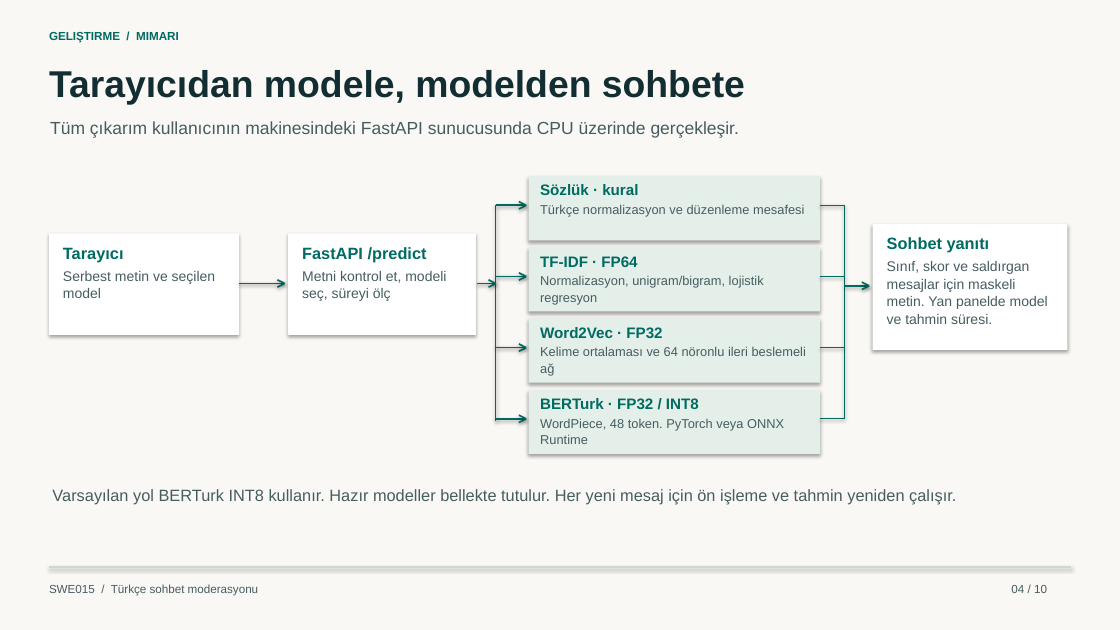
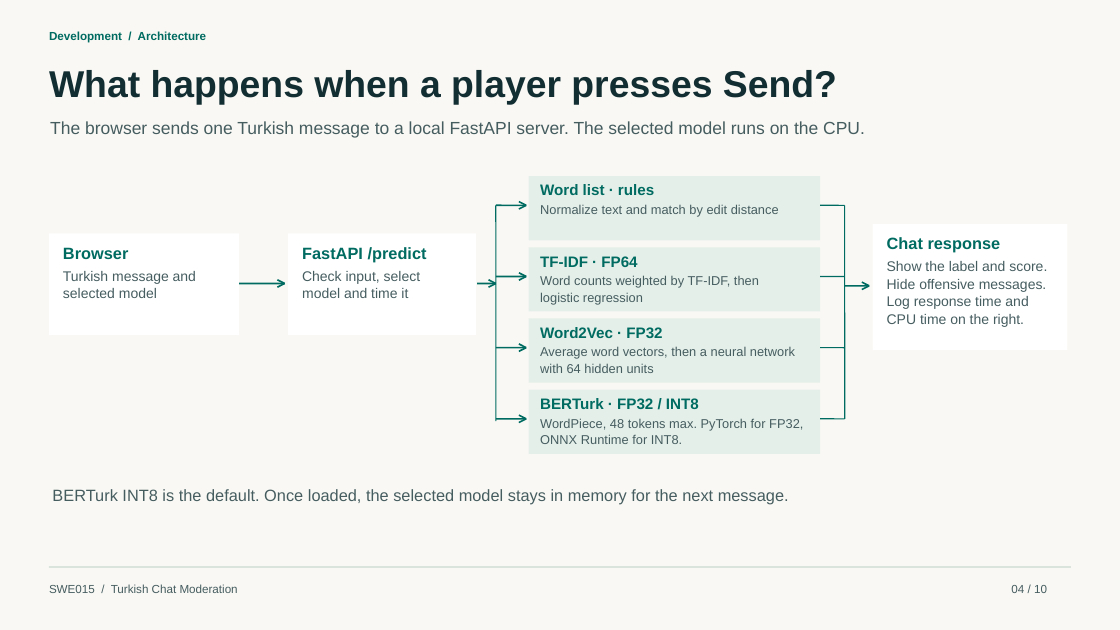
Before and after one commit to MuhammedSaidTosun/swe015-turkce-moderasyon, a slide deck: slide 4 of docs/SWE015_Turkce_Moderasyon_Sunum.pptx. Drawn at 1120x630 pixels with LibreOffice and Linux fonts; fonts in the diff are those of the drawing. Boxes give left, top, right and bottom in pixels: in the first picture for what was removed or moved away, otherwise in the second. Text is boxed around its words. In the diff, an @@ line names an element or a change of style, - is before the commit and + after.

Commit message:
Translate the moderation app and slides into English and add speaking scripts

```diff
--- a/docs/SWE015_Turkce_Moderasyon_Sunum.pptx
+++ b/docs/SWE015_Turkce_Moderasyon_Sunum.pptx
@@ text at box(49, 31, 207, 43): text changed @@
-GELIŞTIRME / MIMARI
+Development / Architecture
@@ text at box(49, 70, 837, 105): text changed @@
-Tarayıcıdan modele, modelden sohbete
+What happens when a player presses Send?
@@ text at box(50, 121, 865, 138): text changed @@
-Tüm çıkarım kullanıcının makinesindeki FastAPI sunucusunda CPU üzerinde gerçekleşir.
+The browser sends one Turkish message to a local FastAPI server. The selected model runs on the CPU.
@@ text at box(540, 184, 654, 195): text changed @@
-Sözlük · kural
+Word list · rules
@@ text at box(540, 204, 779, 217): text changed @@
-Türkçe normalizasyon ve düzenleme mesafesi
+Normalize text and match by edit distance
@@ shadow off in 8 elements at box(0, 0, 1120, 630), box(49, 234, 239, 335), box(288, 234, 476, 335), box(528, 176, 820, 240), box(528, 247, 820, 311), box(528, 318, 820, 382), box(528, 390, 820, 454), box(873, 224, 1068, 350) @@
@@ text at box(887, 237, 1001, 253): text changed @@
-Sohbet yanıtı
+Chat response
@@ text at box(63, 247, 128, 259): text changed @@
-Tarayıcı
+Browser
@@ text at box(887, 261, 1047, 271): text changed @@
-Sınıf, skor ve saldırgan
+Show the label and score.
@@ text at box(63, 288, 157, 298): text changed @@
-model
+selected model
@@ text at box(63, 271, 196, 284): text changed @@
-Serbest metin ve seçilen
+Turkish message and
@@ text at box(302, 271, 421, 284): text changed @@
-Metni kontrol et, modeli
+Check input, select
@@ text at box(302, 288, 408, 298): text changed @@
-seç, süreyi ölç
+model and time it
@@ text at box(540, 275, 759, 288): text changed @@
-Normalizasyon, unigram/bigram, lojistik
+Word counts weighted by TF-IDF, then
@@ text at box(540, 292, 643, 305): text changed @@
-regresyon
+logistic regression
@@ text at box(887, 279, 1047, 292): text changed @@
-mesajlar için maskeli
+Hide offensive messages.
@@ text at box(887, 296, 1028, 309): text changed @@
-metin. Yan panelde model
+Log response time and
@@ text at box(887, 314, 1024, 327): text changed @@
-ve tahmin süresi.
+CPU time on the right.
@@ text at box(540, 347, 795, 359): text changed @@
-Kelime ortalaması ve 64 nöronlu ileri beslemeli
+Average word vectors, then a neural network
@@ text at box(540, 363, 654, 373): text changed @@
-ağ
+with 64 hidden units
@@ text at box(540, 418, 803, 431): text changed @@
-WordPiece, 48 token. PyTorch veya ONNX
+WordPiece, 48 tokens max. PyTorch for FP32,
@@ text at box(540, 434, 682, 444): text changed @@
-Runtime
+ONNX Runtime for INT8.
@@ text at box(52, 489, 789, 505): text changed @@
-Varsayılan yol BERTurk INT8 kullanır. Hazır modeller bellekte tutulur. Her yeni mesaj için ön işleme ve tahmin yeniden çalışır.
+BERTurk INT8 is the default. Once loaded, the selected model stays in memory for the next message.
@@ text at box(49, 584, 238, 593): text changed @@
-SWE015 / Türkçe sohbet moderasyonu
+SWE015 / Turkish Chat Moderation
```
Also in this commit, not shown: 8 other slides changed, 1 slide added, 1 slide removed, 5 other files.
